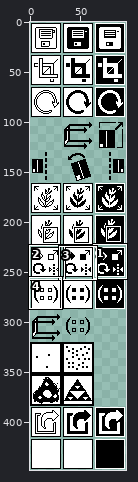
Two versions of one pixel-art file, assets/gui/result_buttons.aseprite. The picture above shows the old version from afar; the outline marks the close-up.
Close-up. Before the commit:
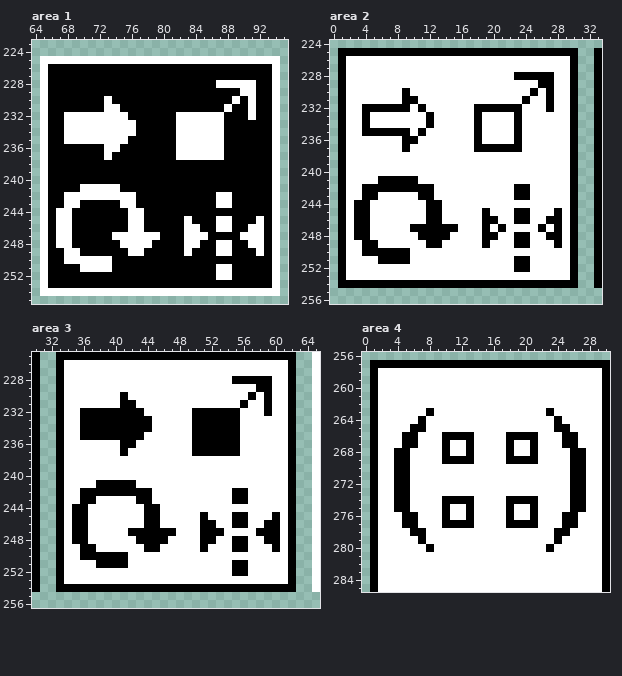
96x448 pixels, 1 frame. Shown: area 1: x 64..95, y 223..255; area 2: x 0..33, y 224..256; area 3: x 30..65, y 225..256; area 4: x 0..30, y 256..285. The commit also changed other parts of the picture, which this record leaves out.
After the commit:
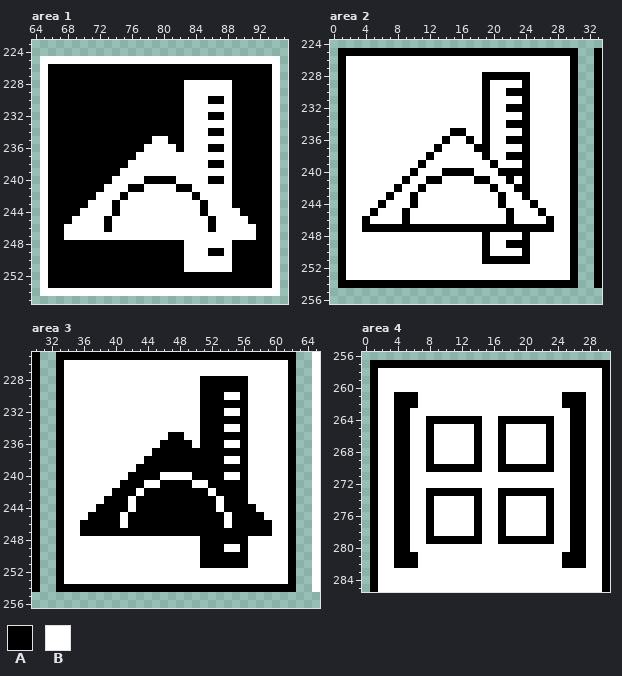
Palette (. is transparent): A #000000  B #ffffff
From old to new:
Area 1, layer "pic":
y 228: x 83..86 AAAA -> BBBB; x 89..91 BBB -> AAA
y 229: x 83..88 AAAAAA -> BBBBBB; x 90..91 BB -> AA
y 230: x 73 B -> A; x 83..85 AAA -> BBB; x 88..89 AB -> BA; x 91 B -> A
y 231: x 73..74 BB -> AA; x 83..87 AAAAA -> BBBBB; x 91 B -> A
y 232: x 68..75 BBBBBBBB -> AAAAAAAA; x 82 B -> A; x 86..88 BBA -> AAB; x 91 B -> A
y 233: x 68..76 BBBBBBBBB -> AAAAAAAAA; x 82 B -> A; x 88 A -> B
y 234: x 68..76 BBBBBBBBB -> AAAAAAAAA; x 82 B -> A; x 86..88 BBA -> AAB
y 235: x 68..75 BBBBBBBB -> AAAAAAAA; x 79..80 AA -> BB; x 82 B -> A; x 88 A -> B
y 236: x 73..74 BB -> AA; x 78..82 AAAAB -> BBBBA; x 86..88 BBA -> AAB
y 237: x 73 B -> A; x 77..81 AAAAA -> BBBBB; x 88 A -> B
y 238: x 76..85 AAAAAAAAAA -> BBBBBBBBBB; x 88 A -> B
y 239: x 75..88 AAAAAAAAAAAAAA -> BBBBBBBBBBBBBB
y 240: x 74..77 AAAA -> BBBB; x 82..85 AAAA -> BBBB; x 88 A -> B
y 241: x 70..72 BBB -> AAA; x 75 A -> B; x 78..81 AAAA -> BBBB; x 84..88 AAAAA -> BBBBB
y 242: x 68..71 BBBB -> AAAA; x 75 B -> A; x 77..83 AAAAAAA -> BBBBBBB; x 85..86 AA -> BB
y 243: x 68..69 BB -> AA; x 71..73 AAA -> BBB; x 77..84 AAAAAAAA -> BBBBBBBB; x 86 A -> B
y 244: x 67..68 BB -> AA; x 70..73 AAAA -> BBBB; x 75 A -> B; x 78..84 AAAAAAA -> BBBBBBB; x 86..89 AAAA -> BBBB
y 245: x 67..72 BBAAAA -> AABBBB; x 74..75 AA -> BB; x 78..82 AAAAA -> BBBBB; x 84..85 AA -> BB; x 89..90 AA -> BB; x 92 B -> A
y 246: x 67 B -> A; x 69..72 AAAA -> BBBB; x 74..75 AA -> BB; x 78..82 AAAAA -> BBBBB; x 85 A -> B; x 89..90 AA -> BB; x 92 B -> A
y 247: x 67 B -> A; x 69..73 AAAAA -> BBBBB; x 80..82 AAA -> BBB; x 86..89 AAAA -> BBBB; x 92 B -> A
y 248: x 67..68 BB -> AA; x 75..78 BBBB -> AAAA; x 85..86 AA -> BB; x 91..92 BB -> AA
y 249: x 68..69 BB -> AA; x 76..77 BB -> AA; x 84..85 AA -> BB; x 87 B -> A; x 92 B -> A
y 250: x 68..73 BBBBBB -> AAAAAA; x 83..88 AAAAAA -> BBBBBB
y 251: x 70..73 BBBB -> AAAA; x 83..86 AAAA -> BBBB
y 252: x 87..88 BB -> AA
Area 2, layer "pic":
y 228: x 19..22 BBBB -> AAAA; x 25..27 AAA -> BBB
y 229: x 19 B -> A; x 24 B -> A; x 26..27 AA -> BB
y 230: x 9 A -> B; x 19 B -> A; x 22..25 BBBA -> AAAB; x 27 A -> B
y 231: x 9..10 AA -> BB; x 19 B -> A; x 27 A -> B
y 232: x 4..9 AAAAAA -> BBBBBB; x 11 A -> B; x 18 A -> B; x 20..21 AA -> BB; x 24 B -> A; x 27 A -> B
y 233: x 4 A -> B; x 12 A -> B; x 18..19 AB -> BA; x 23..24 AB -> BA
y 234: x 4 A -> B; x 12 A -> B; x 18..19 AB -> BA; x 22 B -> A; x 24 B -> A
y 235: x 4..9 AAAAAA -> BBBBBB; x 11 A -> B; x 15..16 BB -> AA; x 18..19 AB -> BA; x 23..24 AB -> BA
y 236: x 9..10 AA -> BB; x 14 B -> A; x 17..19 BAB -> ABA; x 22 B -> A; x 24 B -> A
y 237: x 9 A -> B; x 13 B -> A; x 20..24 AAAAB -> BBBBA
y 238: x 12 B -> A; x 19 B -> A; x 22..24 BBB -> AAA
y 239: x 11 B -> A; x 20 B -> A; x 24 B -> A
y 240: x 10 B -> A; x 14..17 BBBB -> AAAA; x 21..24 BBBB -> AAAA
y 241: x 6..8 AAA -> BBB; x 10 A -> B; x 12..13 BB -> AA; x 18..19 BB -> AA; x 22 B -> A; x 24 B -> A
y 242: x 4..7 AAAA -> BBBB; x 9..10 AA -> BB; x 12 A -> B; x 20 B -> A
y 243: x 4..5 AA -> BB; x 7 B -> A; x 10..12 BAA -> ABB; x 21 B -> A; x 23 A -> B
y 244: x 3..4 AA -> BB; x 6 B -> A; x 10 B -> A; x 12..13 AA -> BB; x 21 B -> A; x 25 B -> A
y 245: x 3..5 AAB -> BBA; x 9 B -> A; x 12..13 AA -> BB; x 19 A -> B; x 22..24 BAA -> ABB; x 26 B -> A; x 28 A -> B
y 246: x 3 A -> B; x 9 B -> A; x 12..13 AA -> BB; x 19..20 AA -> BB; x 22..24 BAA -> ABB; x 28 A -> B
y 247: x 3 A -> B; x 5..9 BBBBB -> AAAAA; x 16..18 BBB -> AAA; x 20 B -> A; x 22..25 BBBB -> AAAA; x 27..28 BA -> AB
y 248: x 3..4 AA -> BB; x 11..14 AAAA -> BBBB; x 20 A -> B; x 23 A -> B; x 27..28 AA -> BB
y 249: x 4..5 AA -> BB; x 12..13 AA -> BB; x 22 B -> A; x 28 A -> B
y 250: x 4..9 AAAAAA -> BBBBBB; x 19 B -> A; x 24 B -> A
y 251: x 6..9 AAAA -> BBBB; x 19..22 BBBB -> AAAA
y 252: x 23..24 AA -> BB
Area 3, layer "pic":
y 228: x 51..54 BBBB -> AAAA; x 57..59 AAA -> BBB
y 229: x 51..56 BBBBBB -> AAAAAA; x 58..59 AA -> BB
y 230: x 41 A -> B; x 51..53 BBB -> AAA; x 56..57 BA -> AB; x 59 A -> B
y 231: x 41..42 AA -> BB; x 51..55 BBBBB -> AAAAA; x 59 A -> B
y 232: x 36..43 AAAAAAAA -> BBBBBBBB; x 50 A -> B; x 54..56 AAB -> BBA; x 59 A -> B
y 233: x 36..44 AAAAAAAAA -> BBBBBBBBB; x 50 A -> B; x 56 B -> A
y 234: x 36..44 AAAAAAAAA -> BBBBBBBBB; x 50 A -> B; x 54..56 AAB -> BBA
y 235: x 36..43 AAAAAAAA -> BBBBBBBB; x 47..48 BB -> AA; x 50 A -> B; x 56 B -> A
y 236: x 41..42 AA -> BB; x 46..50 BBBBA -> AAAAB; x 54..56 AAB -> BBA
y 237: x 41 A -> B; x 45..49 BBBBB -> AAAAA; x 56 B -> A
y 238: x 44..53 BBBBBBBBBB -> AAAAAAAAAA; x 56 B -> A
y 239: x 43..56 BBBBBBBBBBBBBB -> AAAAAAAAAAAAAA
y 240: x 42..45 BBBB -> AAAA; x 50..53 BBBB -> AAAA; x 56 B -> A
y 241: x 38..40 AAA -> BBB; x 43 B -> A; x 46..49 BBBB -> AAAA; x 52..56 BBBBB -> AAAAA
y 242: x 36..39 AAAA -> BBBB; x 43 A -> B; x 45..51 BBBBBBB -> AAAAAAA; x 53..54 BB -> AA
y 243: x 36..37 AA -> BB; x 39..41 BBB -> AAA; x 45..52 BBBBBBBB -> AAAAAAAA; x 54 B -> A
y 244: x 35..36 AA -> BB; x 38..41 BBBB -> AAAA; x 43 B -> A; x 46..52 BBBBBBB -> AAAAAAA; x 54..57 BBBB -> AAAA
y 245: x 35..40 AABBBB -> BBAAAA; x 42..43 BB -> AA; x 46..50 BBBBB -> AAAAA; x 52..53 BB -> AA; x 57..58 BB -> AA; x 60 A -> B
y 246: x 35 A -> B; x 37..40 BBBB -> AAAA; x 42..43 BB -> AA; x 46..50 BBBBB -> AAAAA; x 53 B -> A; x 57..58 BB -> AA; x 60 A -> B
y 247: x 35 A -> B; x 37..41 BBBBB -> AAAAA; x 48..50 BBB -> AAA; x 54..57 BBBB -> AAAA; x 60 A -> B
y 248: x 35..36 AA -> BB; x 43..46 AAAA -> BBBB; x 53..54 BB -> AA; x 59..60 AA -> BB
y 249: x 36..37 AA -> BB; x 44..45 AA -> BB; x 52..53 BB -> AA; x 55 A -> B; x 60 A -> B
y 250: x 36..41 AAAAAA -> BBBBBB; x 51..56 BBBBBB -> AAAAAA
y 251: x 38..41 AAAA -> BBBB; x 51..54 BBBB -> AAAA
y 252: x 55..56 AA -> BB
Area 4, layer "pic":
y 261..262: x 4..6 BBB -> AAA; x 25..27 BBB -> AAA
y 263: x 4..5 BB -> AA; x 8 A -> B; x 23 A -> B; x 26..27 BB -> AA
y 264: x 4..5 BB -> AA; x 7..14 ABBBBBBB -> BAAAAAAA; x 17..24 BBBBBBBA -> AAAAAAAB; x 26..27 BB -> AA
y 265: x 4..8 BBAAB -> AABBA; x 14 B -> A; x 17 B -> A; x 23..27 BAABB -> ABBAA
y 266: x 4 B -> A; x 6 A -> B; x 8 B -> A; x 10..14 AAAAB -> BBBBA; x 17..21 BAAAA -> ABBBB; x 23 B -> A; x 25 A -> B; x 27 B -> A
y 267: x 4 B -> A; x 6 A -> B; x 8 B -> A; x 10 A -> B; x 13..14 AB -> BA; x 17..18 BA -> AB; x 21 A -> B; x 23 B -> A; x 25 A -> B; x 27 B -> A
y 268: x 8 B -> A; x 10 A -> B; x 13..14 AB -> BA; x 17..18 BA -> AB; x 21 A -> B; x 23 B -> A
y 269: x 8 B -> A; x 10..14 AAAAB -> BBBBA; x 17..21 BAAAA -> ABBBB; x 23 B -> A
y 270: x 8..14 BBBBBBB -> AAAAAAA; x 17..23 BBBBBBB -> AAAAAAA
y 273: x 8..14 BBBBBBB -> AAAAAAA; x 17..23 BBBBBBB -> AAAAAAA
y 274: x 8 B -> A; x 10..14 AAAAB -> BBBBA; x 17..21 BAAAA -> ABBBB; x 23 B -> A
y 275: x 8 B -> A; x 10 A -> B; x 13..14 AB -> BA; x 17..18 BA -> AB; x 21 A -> B; x 23 B -> A
y 276: x 4 B -> A; x 6 A -> B; x 8 B -> A; x 10 A -> B; x 13..14 AB -> BA; x 17..18 BA -> AB; x 21 A -> B; x 23 B -> A; x 25 A -> B; x 27 B -> A
y 277: x 4 B -> A; x 6 A -> B; x 8 B -> A; x 10..14 AAAAB -> BBBBA; x 17..21 BAAAA -> ABBBB; x 23 B -> A; x 25 A -> B; x 27 B -> A
y 278: x 4..8 BBAAB -> AABBA; x 14 B -> A; x 17 B -> A; x 23..27 BAABB -> ABBAA
y 279: x 4..5 BB -> AA; x 7..14 ABBBBBBB -> BAAAAAAA; x 17..24 BBBBBBBA -> AAAAAAAB; x 26..27 BB -> AA
y 280: x 4..5 BB -> AA; x 8 A -> B; x 23 A -> B; x 26..27 BB -> AA
y 281..282: x 4..6 BBB -> AAA; x 25..27 BBB -> AAA
Boxes around the changes in both close-ups, in picture pixels (x1, y1, x2, y2):
changed: (56, 80, 264, 280)
changed: (354, 72, 562, 272)
changed: (72, 376, 280, 576)
changed: (394, 392, 586, 568)
